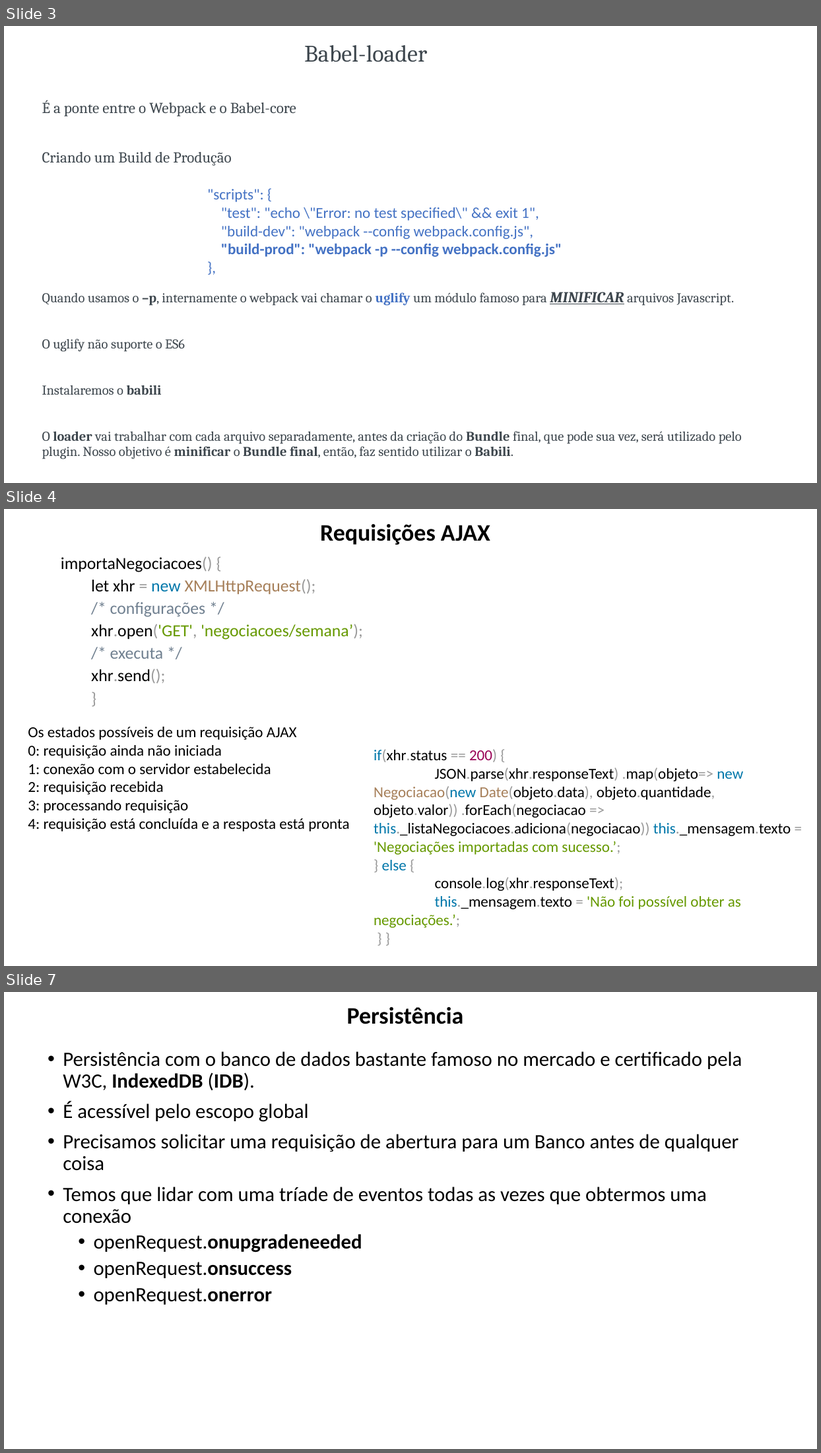
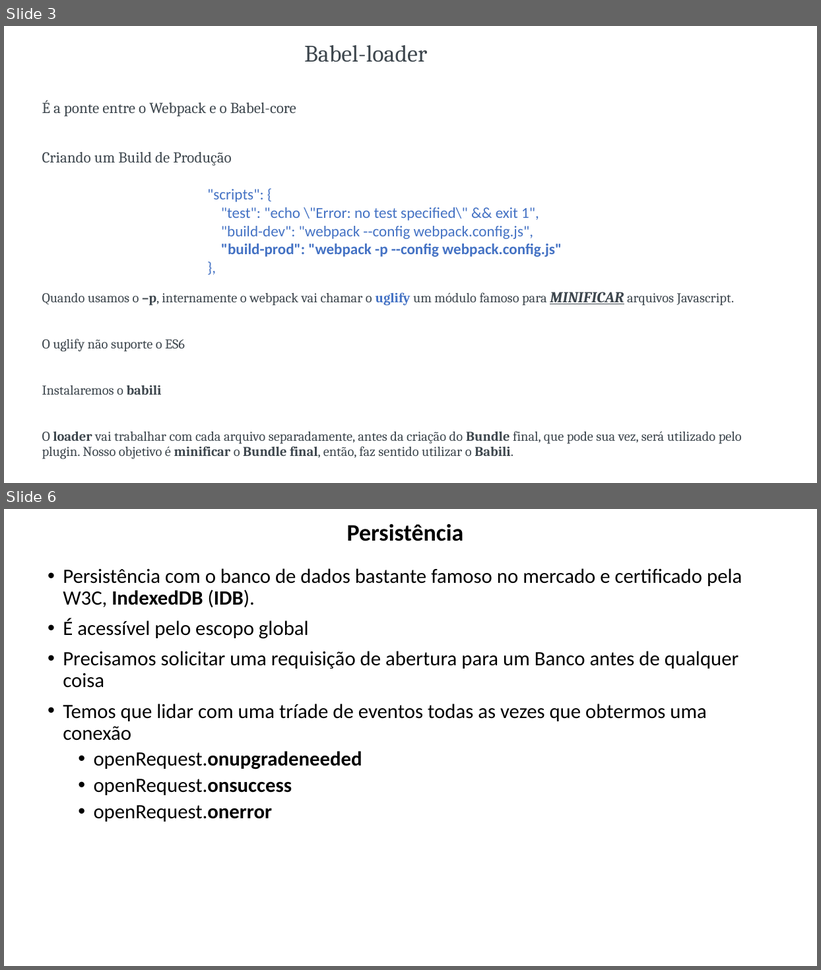
Before and after one commit to lacsousa/webpack, a slide deck: docs/Webpack-resumo.pptx. Shown one above the other, each under a label of ours: slides 3, 4 and 7 before the commit, slides 3 and 6 after it; the slides between them are not shown. The pictures are 821x1453 and 821x970 pixels, drawn with LibreOffice and Linux fonts; fonts in the diff are those of the drawing. Boxes give left, top, right and bottom in pixels: in the first picture for what was removed or moved away, otherwise in the second. Text is boxed around its words. In the diff, an @@ line names an element or a change of style, - is before the commit and + after.

Commit message:
Adicionando o Webpack-dev-server

```diff
--- a/docs/Webpack-resumo.pptx
+++ b/docs/Webpack-resumo.pptx
@@ slide 4 removed at [4, 509, 817, 966], background #FFFFFF @@
@@ title removed at [320, 524, 490, 545] @@
-Requisições AJAX
@@ text removed at [61, 557, 363, 683] @@
-importaNegociacoes() {
-  let xhr = new XMLHttpRequest();
-  /* configurações */
-  xhr.open('GET', 'negociacoes/semana’);
-  /* executa */
-  xhr.send();
-  }
@@ text removed at [28, 727, 349, 832] @@
-Os estados possíveis de um requisição AJAX
-0: requisição ainda não iniciada
-1: conexão com o servidor estabelecida
-2: requisição recebida
-3: processando requisição
-4: requisição está concluída e a resposta está pronta
@@ text removed at [374, 749, 791, 928] @@
-if(xhr.status == 200) {
-JSON.parse(xhr.responseText) .map(objeto=> new Negociacao(new Date(objeto.data), objeto.quantidade, objeto.valor)) .forEach(negociacao => this._listaNegociacoes.adiciona(negociacao)) this._mensagem.texto = 'Negociações importadas com sucesso.’;
-} else {
-console.log(xhr.responseText);
-this._mensagem.texto = 'Não foi possível obter as negociações.’;
-} }
@@ what was slide 7 is now slide 6 @@
```
Also in this commit, not shown: 1 slide changed, 1 slide added, 1 other slide removed, 7 other files.
